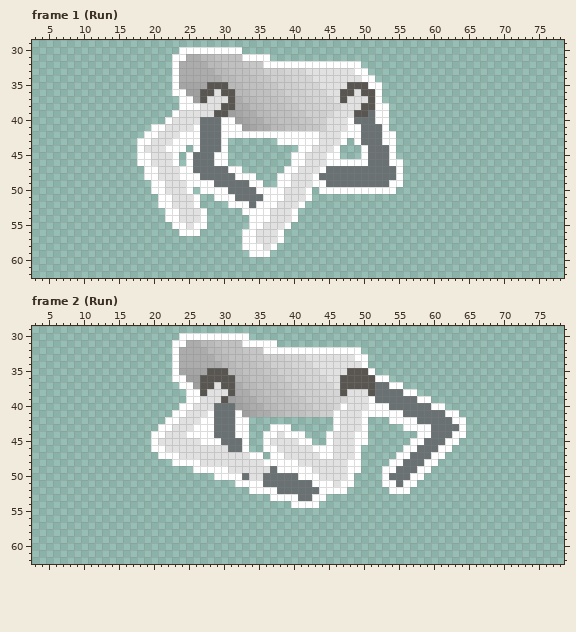
Pixel-art file: Sprites/Pawns/Pawn_09/horse_legs.aseprite. That is the earlier state.
80x64 pixels, 29 frames. Colours within 5 levels of each other are drawn and written as one. Shown: frame 1 (Run): x 3..78, y 29..62; frame 2 (Run): x 3..78, y 29..62. The commit also changed other frames, which this record leaves out.
New version:
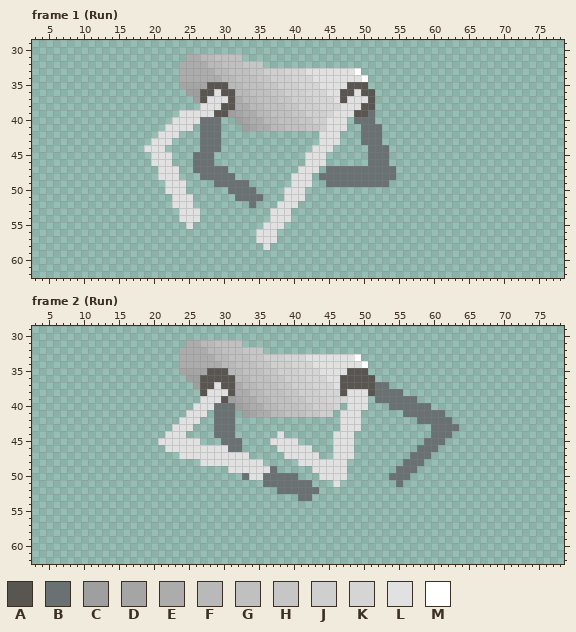
Palette (. is transparent): A #595652  B #6a7173  C #9f9f9f  D #a5a5a5  E #acacac  F #b9b9b9  G #c0c0c0  H #c6c6c6  J #cfcfcf  K #d5d5d5  L #e1e1e1  M #ffffff
Change:
layer "Layer 4" now hidden
Frame 1 (Run):
y 30: x 24..32 MMMMMMMMM -> .........
y 31: x 23..24 MM -> ..; x 33..36 MMMM -> ....
y 32: x 23 M -> .; x 36..49 MMMMMMMMMMMMMM -> ..............
y 33: x 23 M -> .; x 50 M -> .
y 34: x 23 M -> .; x 51 M -> .
y 35: x 23 M -> .; x 51..52 MM -> ..
y 36: x 23..24 MM -> ..; x 52 M -> .
y 37: x 24..25 MM -> ..; x 52 M -> .
y 38: x 24..26 MMM -> ...; x 52..53 MM -> ..
y 39: x 23 M -> .; x 52..53 MM -> ..
y 40: x 22 M -> .; x 30..31 MM -> ..; x 48 M -> .; x 52..53 MM -> ..
y 41: x 20..21 MM -> ..; x 26 M -> .; x 30..32 MMM -> ...; x 48..49 MM -> ..; x 53 M -> .
y 42: x 19..20 MM -> ..; x 24..26 MMM -> ...; x 30..43 MMMMMMMMMMMMMM -> ..............; x 47..49 MMM -> ...; x 53..54 MM -> ..
y 43: x 18..19 MM -> ..; x 23..26 MMMM -> ....; x 30 M -> .; x 38..43 MMMMMM -> ......; x 47 M -> .; x 49 M -> .; x 53..54 MM -> ..
y 44: x 18 M -> .; x 22..24 MMM -> ...; x 26 M -> .; x 30 M -> .; x 41..42 MM -> ..; x 46 M -> .; x 50 M -> .; x 54 M -> .
y 45: x 18..19 MM -> ..; x 23 M -> .; x 25 M -> .; x 29..30 MM -> ..; x 40..41 MM -> ..; x 45..46 MM -> ..; x 50 M -> .; x 54 M -> .
y 46: x 18..19 MM -> ..; x 23 M -> .; x 25 M -> .; x 29..30 MM -> ..; x 40..41 MM -> ..; x 45..50 MMMMMM -> ......; x 54..55 MM -> ..
y 47: x 19..20 MM -> ..; x 24..25 MM -> ..; x 31..32 MM -> ..; x 39..40 MM -> ..; x 44 M -> .; x 55 M -> .
y 48: x 19..20 MM -> ..; x 24..26 MMM -> ...; x 32..34 MMM -> ...; x 38..39 MM -> ..; x 43 M -> .; x 55 M -> .
y 49: x 20..21 MM -> ..; x 25..28 MMMM -> ....; x 34..35 MM -> ..; x 38..39 MM -> ..; x 43..44 MM -> ..; x 54..55 MM -> ..
y 50: x 20..21 MM -> ..; x 25 M -> .; x 27..30 MMMM -> ....; x 35..38 MMMM -> ....; x 42 M -> .; x 44..54 MMMMMMMMMMM -> ...........
y 51: x 21..22 MM -> ..; x 26 M -> .; x 29..31 MMM -> ...; x 36..38 MMM -> ...; x 42 M -> .
y 52: x 21..22 MM -> ..; x 26 M -> .; x 31..33 MMM -> ...; x 35..37 MMM -> ...; x 41 M -> .
y 53: x 22..23 MM -> ..; x 27 M -> .; x 33..36 MMMM -> ....; x 40 M -> .
y 54: x 22..23 MM -> ..; x 27 M -> .; x 34..36 MMM -> ...; x 40 M -> .
y 55: x 23..24 MM -> ..; x 26..27 MM -> ..; x 34..35 MM -> ..; x 39 M -> .
y 56: x 24..26 MMM -> ...; x 33..34 MM -> ..; x 38 M -> .
y 57: x 33..34 MM -> ..; x 38 M -> .
y 58: x 33..35 MMM -> ...; x 37 M -> .
y 59: x 34..36 MMM -> ...
Frame 2 (Run):
y 30: x 24..33 MMMMMMMMMM -> ..........
y 31: x 23..24 MM -> ..; x 33..37 MMMMM -> .....
y 32: x 23 M -> .; x 36..49 MMMMMMMMMMMMMM -> ..............
y 33: x 23 M -> .; x 50 M -> .
y 34: x 23 M -> .
y 35: x 23 M -> .; x 51 M -> .
y 36: x 23..24 MM -> ..; x 52..53 MM -> ..
y 37: x 24..25 MM -> ..; x 54..55 MM -> ..
y 38: x 25..26 MM -> ..; x 56..57 MM -> ..
y 39: x 25..26 MM -> ..; x 51 M -> .; x 58..59 MM -> ..
y 40: x 24..25 MM -> ..; x 47 M -> .; x 51..53 MMM -> ...; x 60..61 MM -> ..
y 41: x 23..24 MM -> ..; x 28 M -> .; x 32 M -> .; x 46 M -> .; x 50..55 MMMMMM -> ......; x 62..63 MM -> ..
y 42: x 22..23 MM -> ..; x 27..28 MM -> ..; x 32..33 MM -> ..; x 46 M -> .; x 50 M -> .; x 54..57 MMMM -> ....; x 63..64 MM -> ..
y 43: x 21..22 MM -> ..; x 26..28 MMM -> ...; x 32..33 MM -> ..; x 37..39 MMM -> ...; x 46 M -> .; x 50 M -> .; x 56..59 MMMM -> ....; x 64 M -> .
y 44: x 20..21 MM -> ..; x 25..28 MMMM -> ....; x 32..33 MM -> ..; x 36..37 MM -> ..; x 39..41 MMM -> ...; x 45 M -> .; x 49..50 MM -> ..; x 58..59 MM -> ..; x 63..64 MM -> ..
y 45: x 20 M -> .; x 27..29 MMM -> ...; x 33 M -> .; x 36 M -> .; x 41..42 MM -> ..; x 45 M -> .; x 49..50 MM -> ..; x 57..58 MM -> ..; x 62..63 MM -> ..
y 46: x 20..21 MM -> ..; x 33 M -> .; x 36..37 MM -> ..; x 43..45 MMM -> ...; x 49 M -> .; x 56..57 MM -> ..; x 61..62 MM -> ..
y 47: x 21..23 MMM -> ...; x 34..35 MM -> ..; x 37..38 MM -> ..; x 44..45 MM -> ..; x 49 M -> .; x 55..56 MM -> ..; x 60..61 MM -> ..
y 48: x 23..26 MMMM -> ....; x 36..40 MMMMM -> .....; x 48..49 MM -> ..; x 54..55 MM -> ..; x 59..60 MM -> ..
y 49: x 26..30 MMMMM -> .....; x 38..42 MMMMM -> .....; x 48..49 MM -> ..; x 53..54 MM -> ..; x 58..59 MM -> ..
y 50: x 29..32 MMMM -> ....; x 41..43 MMM -> ...; x 48 M -> .; x 53 M -> .; x 57..58 MM -> ..
y 51: x 32..35 MMMM -> ....; x 43..45 MMM -> ...; x 47..48 MM -> ..; x 53..54 MM -> ..; x 56..57 MM -> ..
y 52: x 34..37 MMMM -> ....; x 44..47 MMMM -> ....; x 54..56 MMM -> ...
y 53: x 37..40 MMMM -> ....; x 43..44 MM -> ..
y 54: x 40..43 MMMM -> ....
Pixel boxes of the changes (left, top, right, bottom) in both pictures:
erased: (137, 47, 403, 257)
erased: (151, 333, 466, 508)
